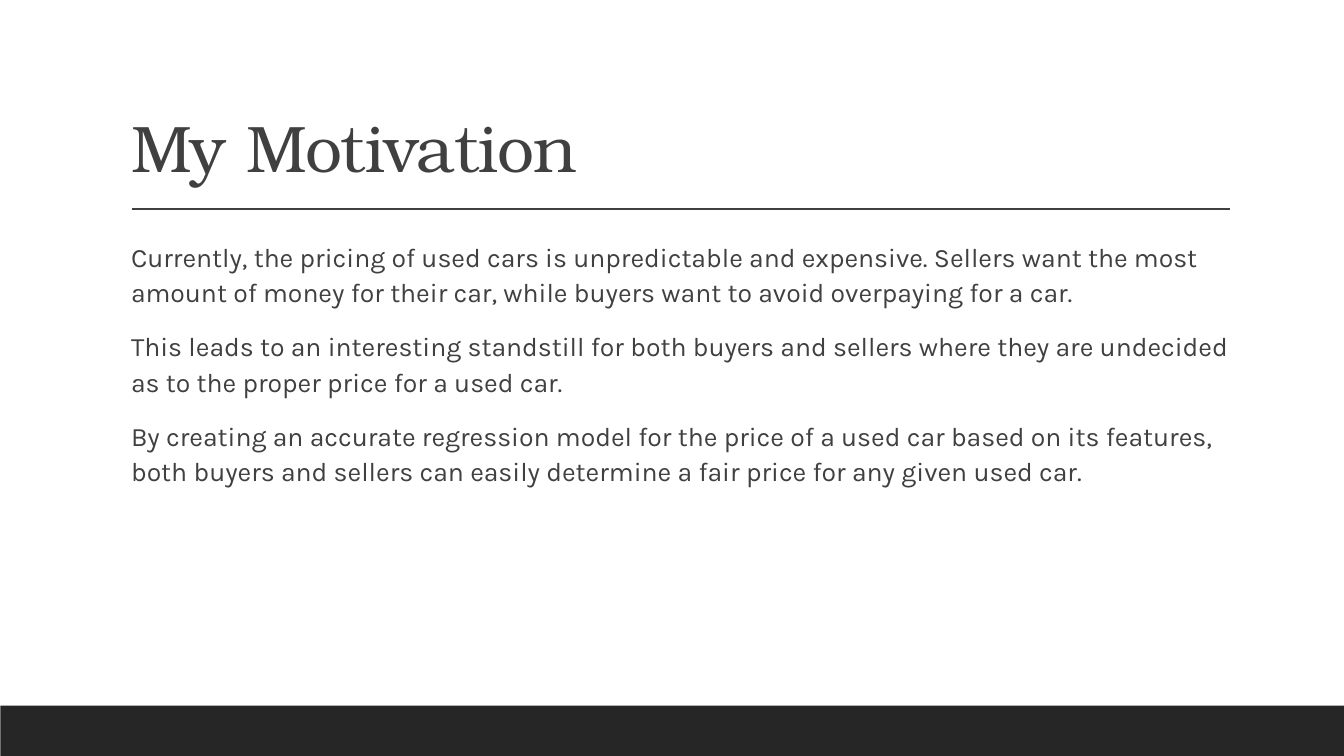
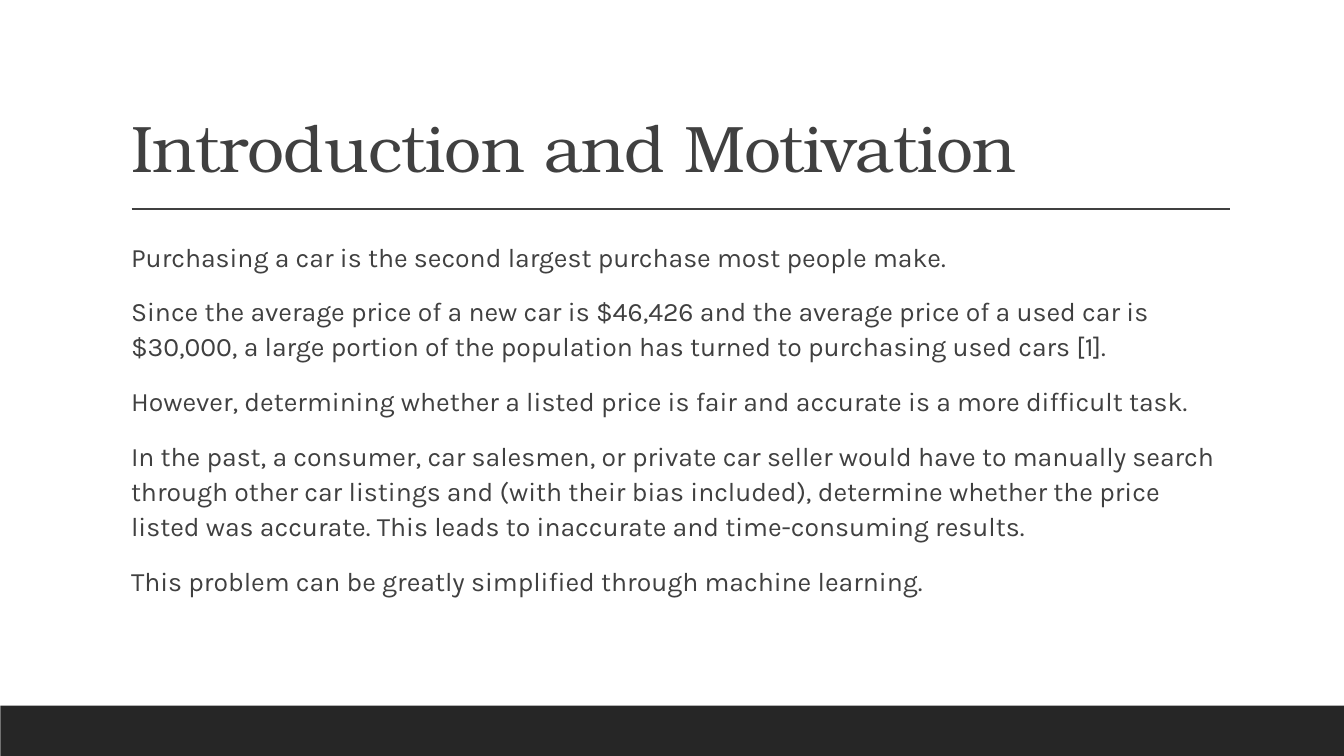
Before and after one commit to DesktopCoder1407/CS4267-MachineLearning, a slide deck: slide 3 of Project-Final Presentation-CS4267-Parker Smith.pptx. Drawn at 1344x756 pixels with LibreOffice and Linux fonts; fonts in the diff are those of the drawing. Boxes give left, top, right and bottom in pixels: in the first picture for what was removed or moved away, otherwise in the second. Text is boxed around its words. In the diff, an @@ line names an element or a change of style, - is before the commit and + after.

```diff
--- a/Project-Final Presentation-CS4267-Parker Smith.pptx
+++ b/Project-Final Presentation-CS4267-Parker Smith.pptx
@@ title at (x1=131, y1=125, x2=1016, y2=173): text changed @@
-My Motivation
+Introduction and Motivation
@@ text at (x1=131, y1=248, x2=1213, y2=598): text changed @@
-  Currently, the pricing of used cars is unpredictable and expensive. Sellers want the most amount of money for their car, while buyers want to avoid overpaying for a car.
-  This leads to an interesting standstill for both buyers and sellers where they are undecided as to the proper price for a used car.
-  By creating an accurate regression model for the price of a used car based on its features, both buyers and sellers can easily determine a fair price for any given used car.
+  Purchasing a car is the second largest purchase most people make.
+  Since the average price of a new car is $46,426 and the average price of a used car is $30,000, a large portion of the population has turned to purchasing used cars [1].
+  However, determining whether a listed price is fair and accurate is a more difficult task.
+  In the past, a consumer, car salesmen, or private car seller would have to manually search through other car listings and (with their bias included), determine whether the price listed was accurate. This leads to inaccurate and time-consuming results.
+  This problem can be greatly simplified through machine learning.
```
Also in this commit, not shown: 7 other slides changed, 4 slides added, 1 slide removed.
